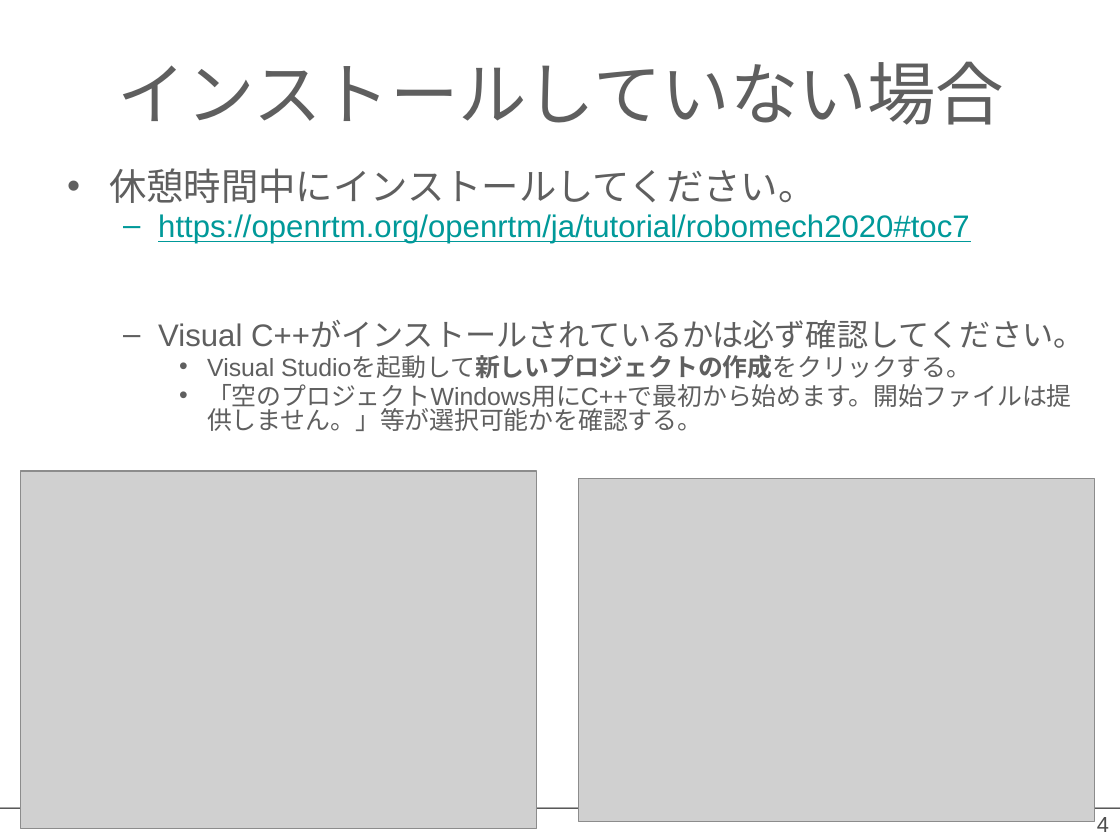
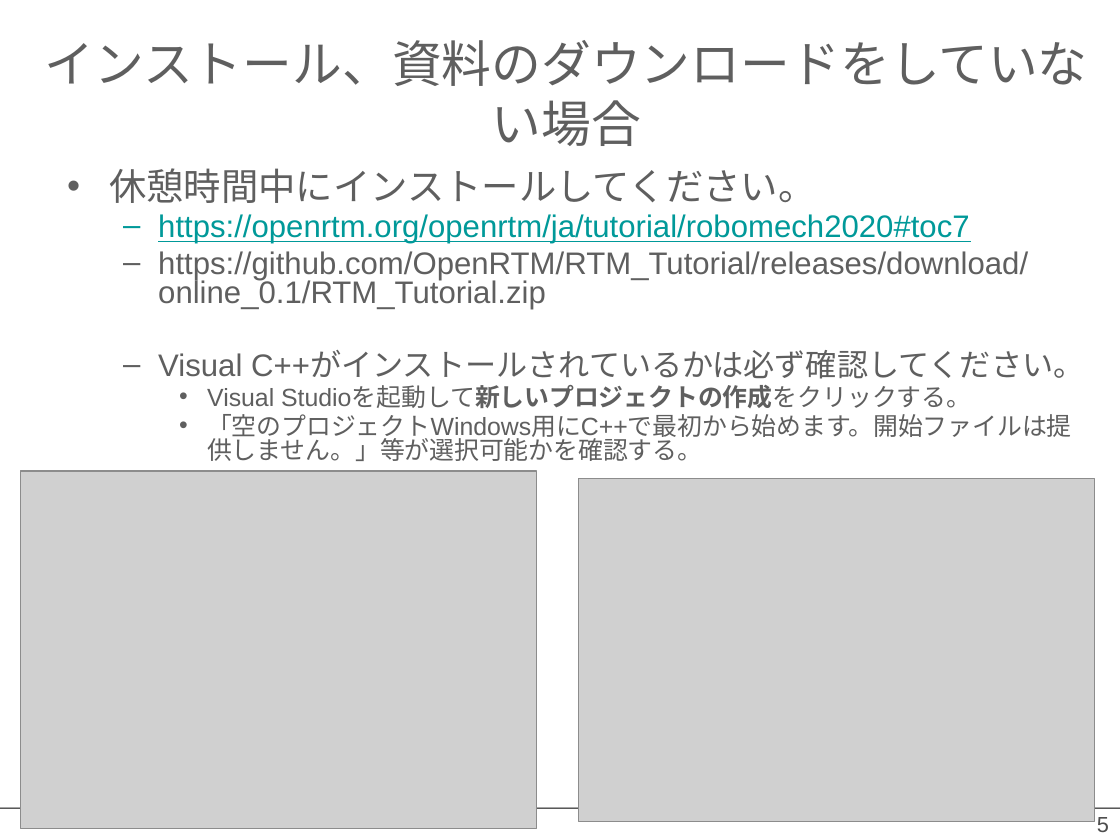
Before and after one commit to OpenRTM/RTM_Tutorial, a slide deck: slide 5 of ppt/インストールの確認_online.pptx (slide 4 before the commit). Drawn at 1120x840 pixels with LibreOffice and Linux fonts; fonts in the diff are those of the drawing; grey boxes stand for pictures; background and template pictures are left out. Boxes give left, top, right and bottom in pixels: in the first picture for what was removed or moved away, otherwise in the second. Text is boxed around its words. In the diff, an @@ line names an element or a change of style, - is before the commit and + after.

```diff
--- a/ppt/インストールの確認_online.pptx
+++ b/ppt/インストールの確認_online.pptx
@@ title at <box>44,40,1087,146</box>: text changed; size 44 to 32 pt @@
-インストールしていない場合
+インストール、資料のダウンロードをしていない場合
@@ text at <box>158,251,1028,310</box>: paragraph added @@
+  – https://github.com/OpenRTM/RTM_Tutorial/releases/download/online_0.1/RTM_Tutorial.zip
@@ page number at <box>1097,817,1109,832</box>: text changed @@
-4
+5
```
Also in this commit, not shown: 1 slide added, 2 other files.
